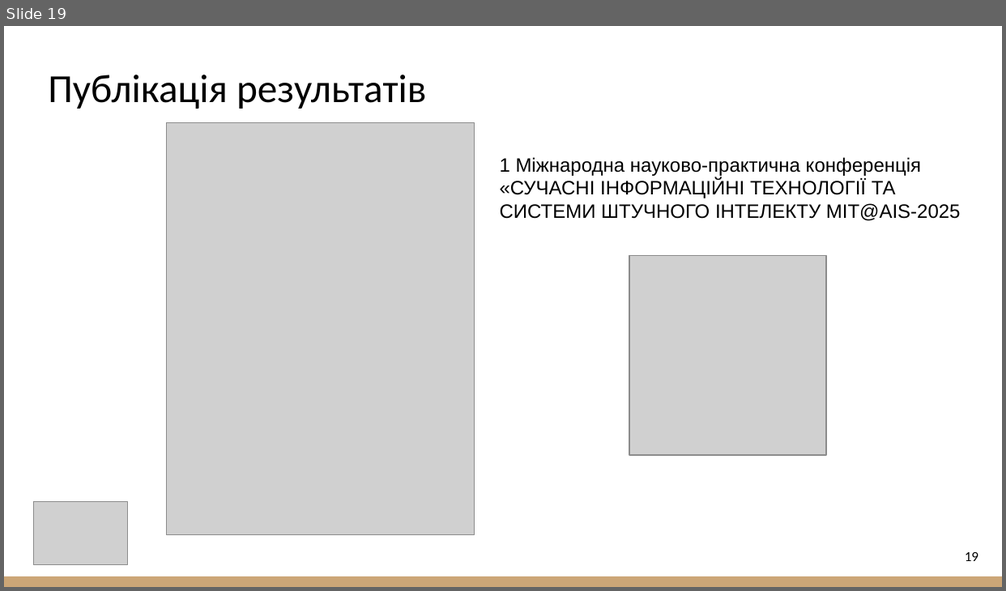
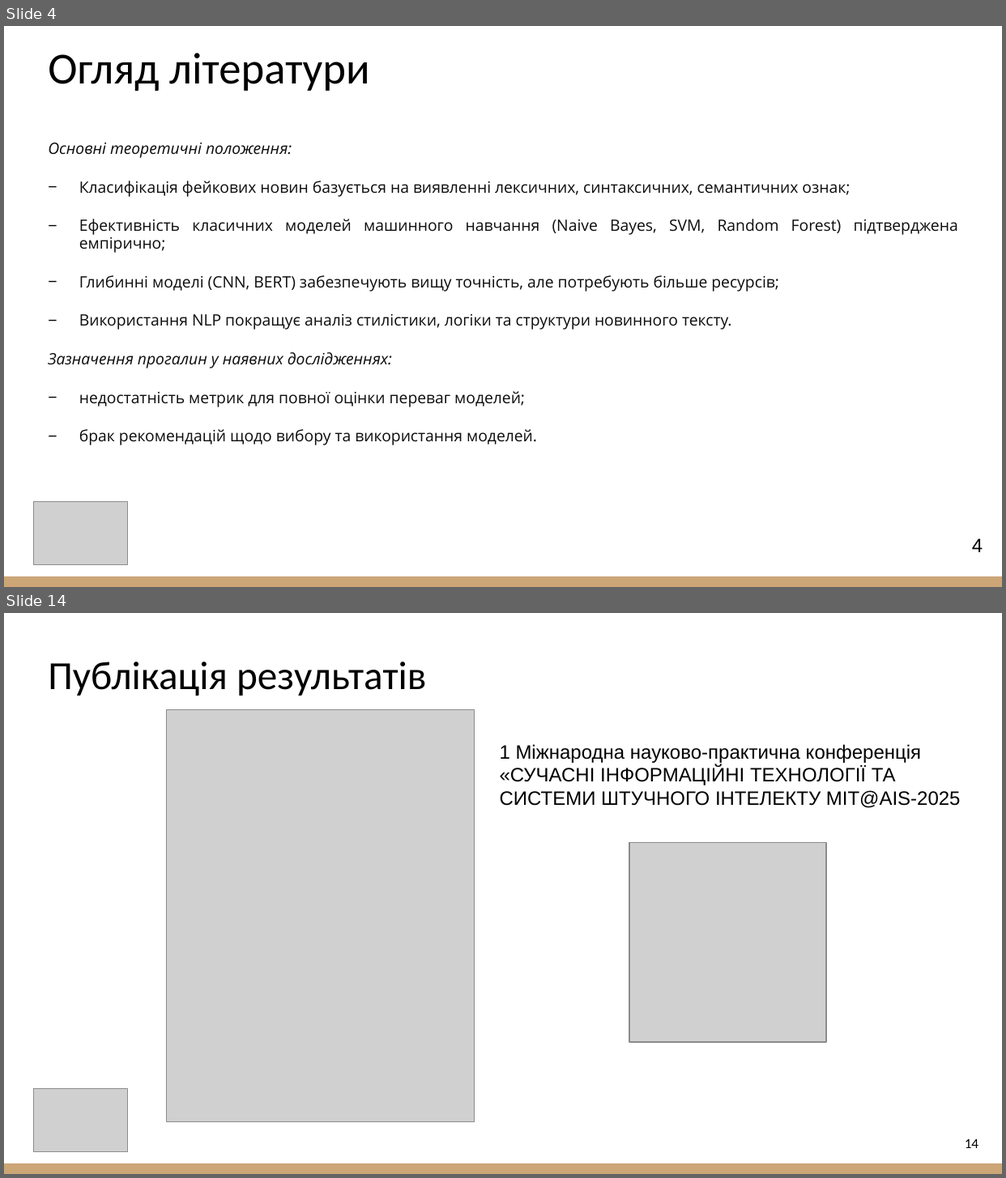
Before and after one commit to Wind6365/fake_news_detector_archive, a slide deck: 2025_М_ПІ_ІПЗм-23-1_Шагун_А_С.pptx. Shown one above the other, each under a label of ours: slide 19 before the commit, slides 4 and 14 after it; the slides between them are not shown. The pictures are 1006x591 and 1006x1178 pixels, drawn with LibreOffice and Linux fonts; fonts in the diff are those of the drawing; grey boxes stand for pictures. Boxes give left, top, right and bottom in pixels: in the first picture for what was removed or moved away, otherwise in the second. Text is boxed around its words. In the diff, an @@ line names an element or a change of style, - is before the commit and + after.

```diff
--- a/2025_М_ПІ_ІПЗм-23-1_Шагун_А_С.pptx
+++ b/2025_М_ПІ_ІПЗм-23-1_Шагун_А_С.pptx
@@ slide 4 added at (4,26,1002,587), background #FFFFFF; not listed: 1 template element that a slide beside it also shows @@
@@ title added at (48,53,370,91), 32 pt, text #000000 @@
+Огляд літератури
@@ text added at (48,143,958,446), 11.2 pt, text #0D0D0D @@
+Основні теоретичні положення:
+− Класифікація фейкових новин базується на виявленні лексичних, синтаксичних, семантичних ознак;
+− Ефективність класичних моделей машинного навчання (Naive Bayes, SVM, Random Forest) підтверджена емпірично;
+− Глибинні моделі (CNN, BERT) забезпечують вищу точність, але потребують більше ресурсів;
+− Використання NLP покращує аналіз стилістики, логіки та структури новинного тексту.
+Зазначення прогалин у наявних дослідженнях:
+− недостатність метрик для повної оцінки переваг моделей;
+− брак рекомендацій щодо вибору та використання моделей.
@@ picture added at (33,502,127,566) @@
@@ page number added at (972,539,982,552), 14 pt, text #000000 @@
+4
@@ what was slide 19 is now slide 14 @@
@@ page number at (965,1139,978,1148): text changed @@
-19
+14
```
Also in this commit, not shown: 4 slides changed, 9 other slides added, 15 slides removed.
